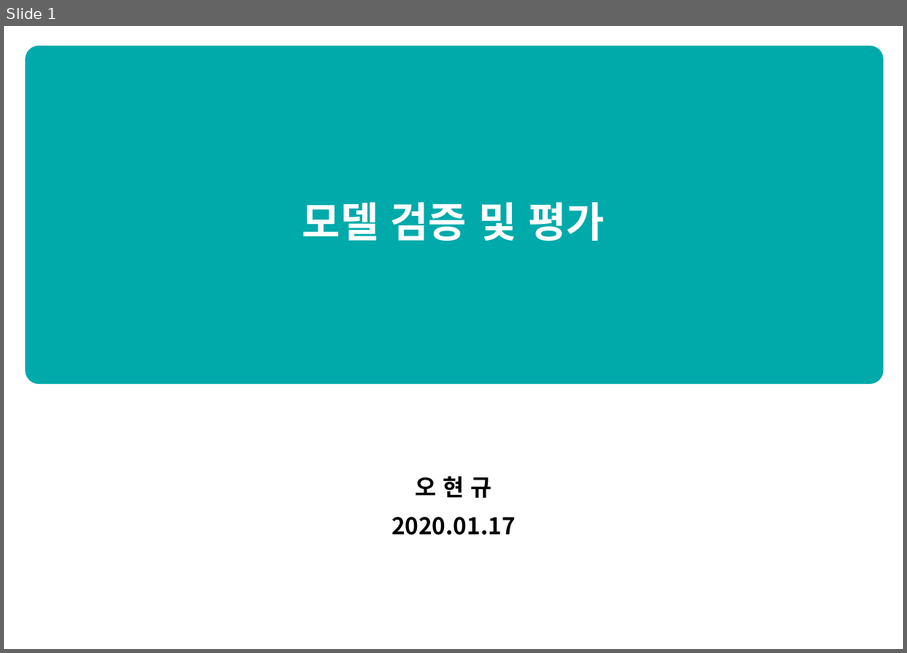
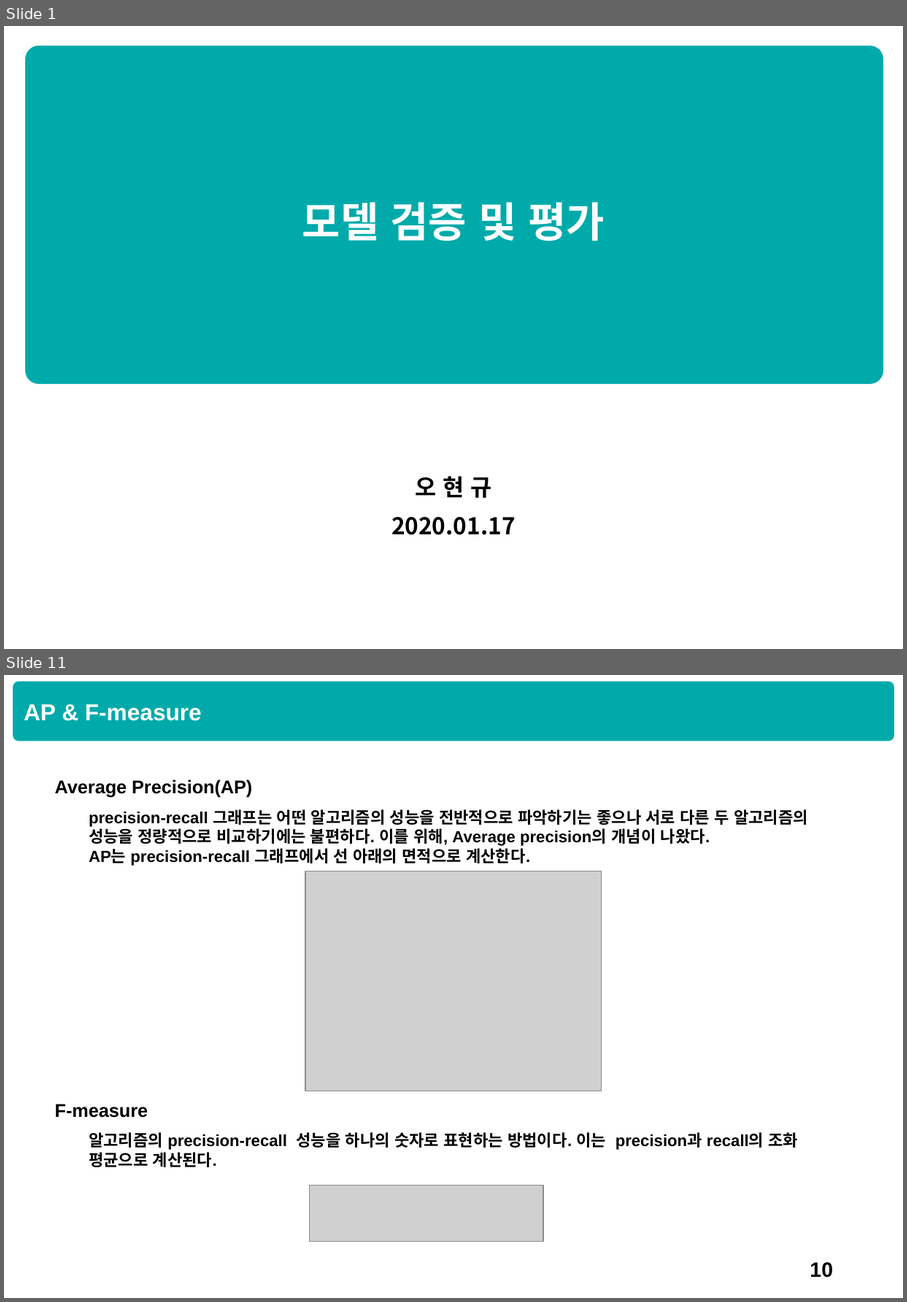
Before and after one commit to HyunQQ/analysis, a slide deck: 모델검증_평가_정리.pptx. Shown one above the other, each under a label of ours: slide 1 before the commit, slides 1 and 11 after it; the slides between them are not shown. The pictures are 907x653 and 907x1302 pixels, drawn with LibreOffice and Linux fonts; fonts in the diff are those of the drawing; grey boxes stand for pictures. Boxes give left, top, right and bottom in pixels: in the first picture for what was removed or moved away, otherwise in the second. Text is boxed around its words. In the diff, an @@ line names an element or a change of style, - is before the commit and + after.

```diff
--- a/모델검증_평가_정리.pptx
+++ b/모델검증_평가_정리.pptx
@@ slide 11 added at (4, 675, 903, 1298), background #FFFFFF @@
@@ rounded rectangle added at (13, 682, 895, 741), fill #00AAAA @@
@@ text added at (24, 704, 202, 721), 20 pt, text #FFFFFF, bold @@
+AP & F-measure
@@ text added at (55, 779, 252, 797), 16 pt, text #000000, bold @@
+Average Precision(AP)
@@ text added at (89, 809, 808, 866), 14 pt, text #000000, bold @@
+precision-recall 그래프는 어떤 알고리즘의 성능을 전반적으로 파악하기는 좋으나 서로 다른 두 알고리즘의 성능을 정량적으로 비교하기에는 불편하다. 이를 위해, Average precision의 개념이 나왔다.
+AP는 precision-recall 그래프에서 선 아래의 면적으로 계산한다.
@@ picture added at (305, 871, 601, 1091) @@
@@ text added at (55, 1104, 148, 1117), 16 pt, text #000000, bold @@
+F-measure
@@ text added at (89, 1132, 798, 1167), 14 pt, text #000000, bold @@
+알고리즘의 precision-recall 성능을 하나의 숫자로 표현하는 방법이다. 이는 precision과 recall의 조화 평균으로 계산된다.
@@ picture added at (310, 1185, 543, 1241) @@
@@ page number added at (810, 1262, 833, 1277), 18 pt, text #000000 @@
+10
```
Also in this commit, not shown: 1 slide changed, 8 other slides added, 1 slide removed.
